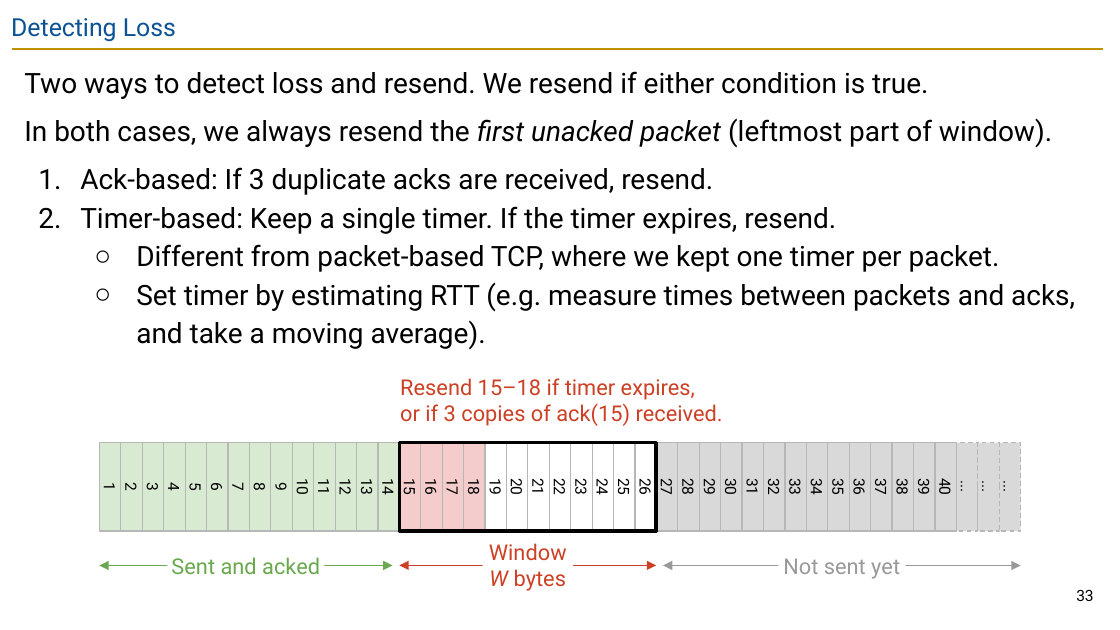
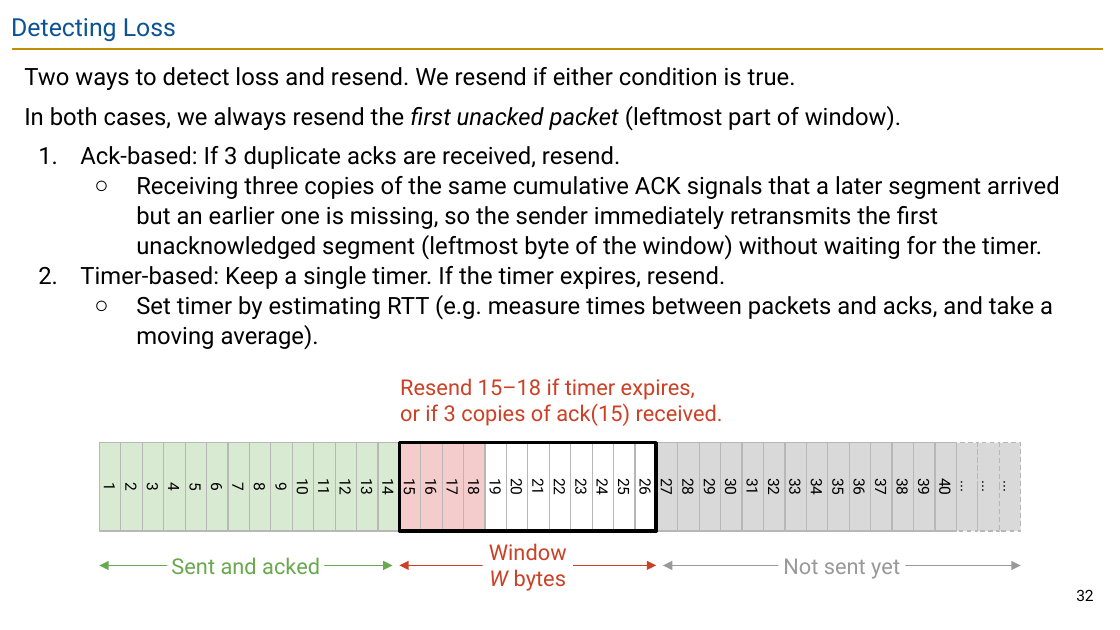
Before and after one commit to guhofstra/CSC175Sp26, a slide deck: slide 32 of PPTs/Lecture 11 - TCP Implementation.pptx (slide 33 before the commit). Drawn at 1120x630 pixels with LibreOffice and Linux fonts; fonts in the diff are those of the drawing. Boxes give left, top, right and bottom in pixels: in the first picture for what was removed or moved away, otherwise in the second. Text is boxed around its words. In the diff, an @@ line names an element or a change of style, - is before the commit and + after.

```diff
--- a/PPTs/Lecture 11 - TCP Implementation.pptx
+++ b/PPTs/Lecture 11 - TCP Implementation.pptx
@@ text at box(24, 67, 1053, 349): size 18 to 15.3 pt in "Two ways to detect loss and resend. ...", "In both cases, we always resend the ...", "Ack-based: If 3 duplicate acks are received, ...", "Timer-based: Keep a single timer. If the ..." and 1 more places; line spacing 1.15 to 1.05 @@
@@ text at box(136, 176, 1059, 259): paragraph added @@
+  ○ Receiving three copies of the same cumulative ACK signals that a later segment arrived but an earlier one is missing, so the sender immediately retransmits the first unacknowledged segment (leftmost byte of the window) without waiting for the timer.
@@ text at box(136, 244, 1000, 272): paragraph removed @@
-  ○ Different from packet-based TCP, where we kept one timer per packet.
@@ page number at box(1076, 589, 1093, 601): text changed @@
-33
+32
```
Also in this commit, not shown: 5 other slides changed, 1 slide removed, 8 other files.
